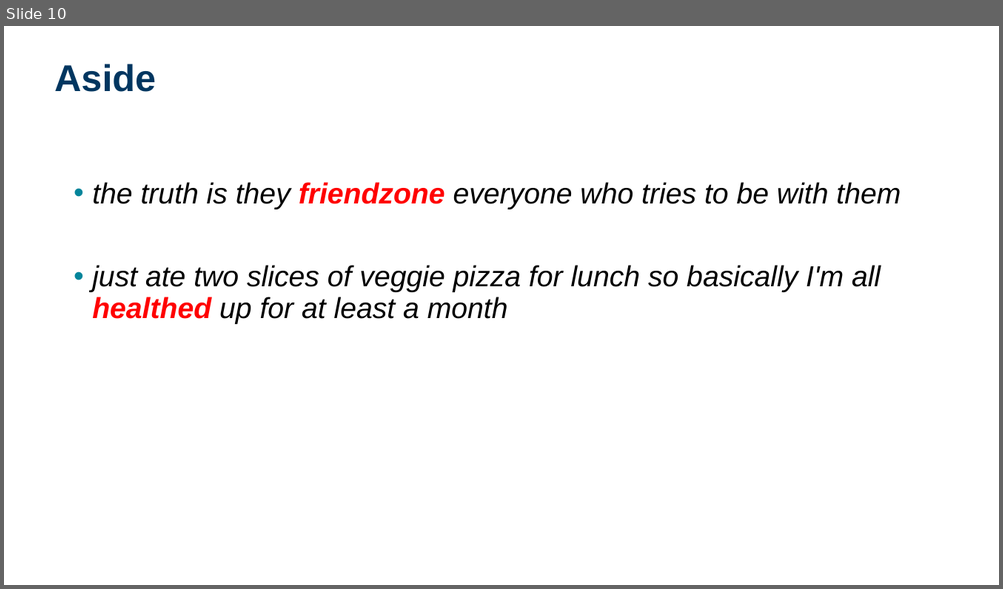
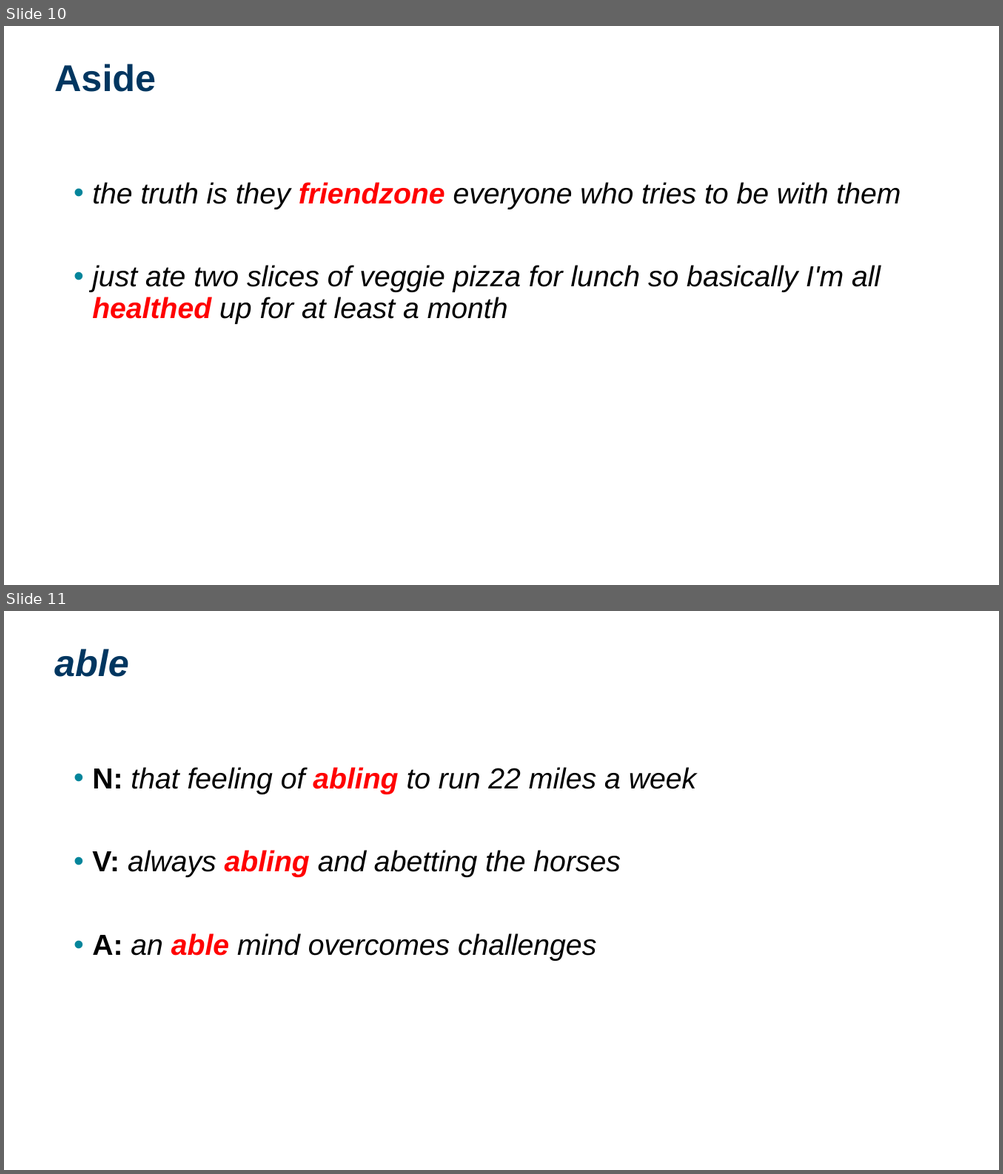
Before and after one commit to dwhieb/dissertation, a slide deck: presentations/Hieber. 2019. Lexical flexibility in English.pptx. Shown one above the other, each under a label of ours: slide 10 before the commit, slides 10 and 11 after it. The pictures are 1003x589 and 1003x1174 pixels, drawn with LibreOffice and Linux fonts; fonts in the diff are those of the drawing; background and template pictures are left out. Boxes give left, top, right and bottom in pixels: in the first picture for what was removed or moved away, otherwise in the second. Text is boxed around its words. In the diff, an @@ line names an element or a change of style, - is before the commit and + after.

```diff
--- a/presentations/Hieber. 2019. Lexical flexibility in English.pptx
+++ b/presentations/Hieber. 2019. Lexical flexibility in English.pptx
@@ slide 11 added at (4,611,999,1170), background #FFFFFF @@
@@ title added at (54,649,129,677), 36 pt, text #003660, bold, italic @@
+able
@@ text added at (92,767,696,961), 28 pt, text #000000, italic @@
+• N: that feeling of abling to run 22 miles a week
+• V: always abling and abetting the horses
+• A: an able mind overcomes challenges
```
Also in this commit, not shown: 42 other slides added, 1 other file.
